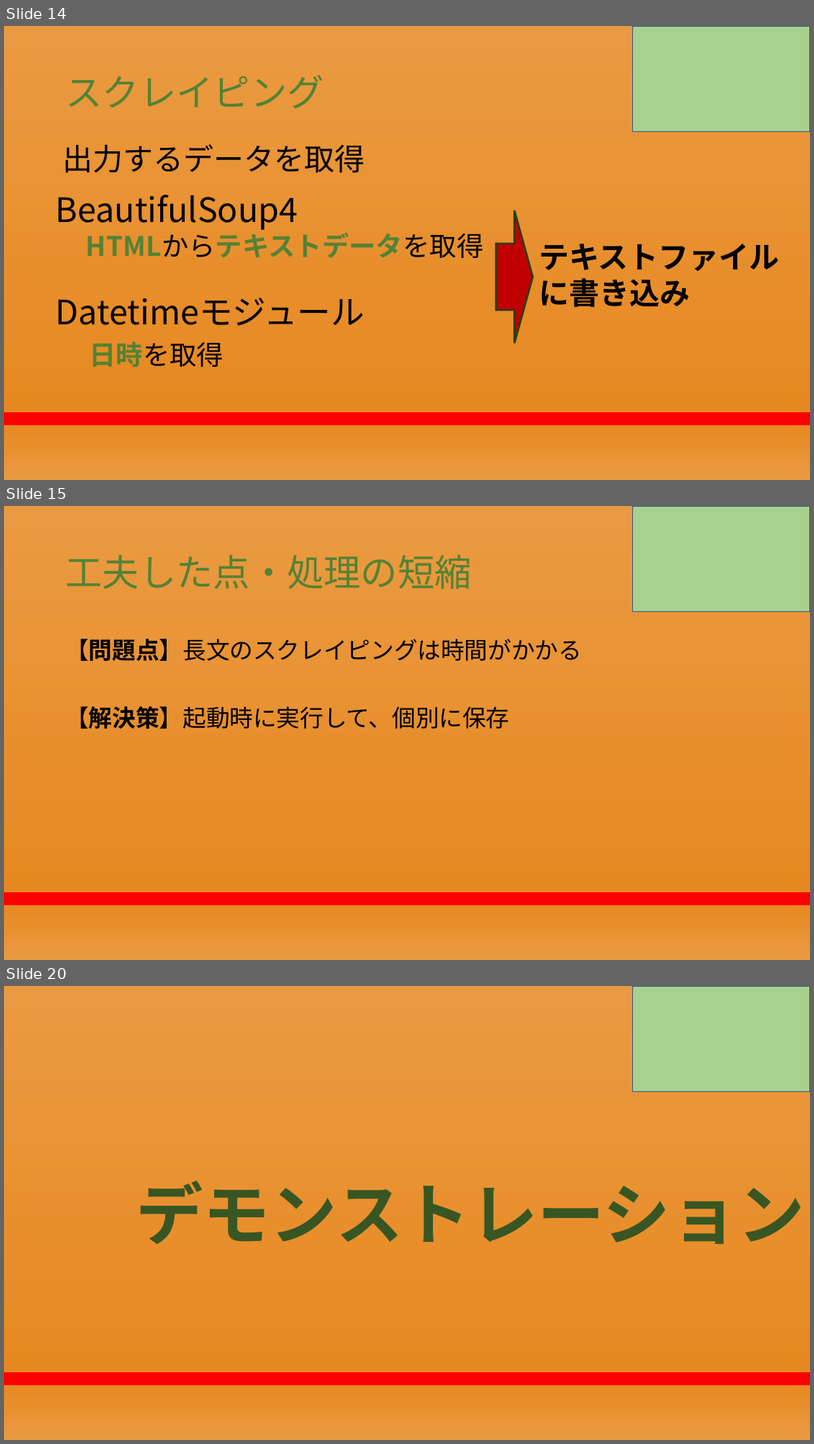
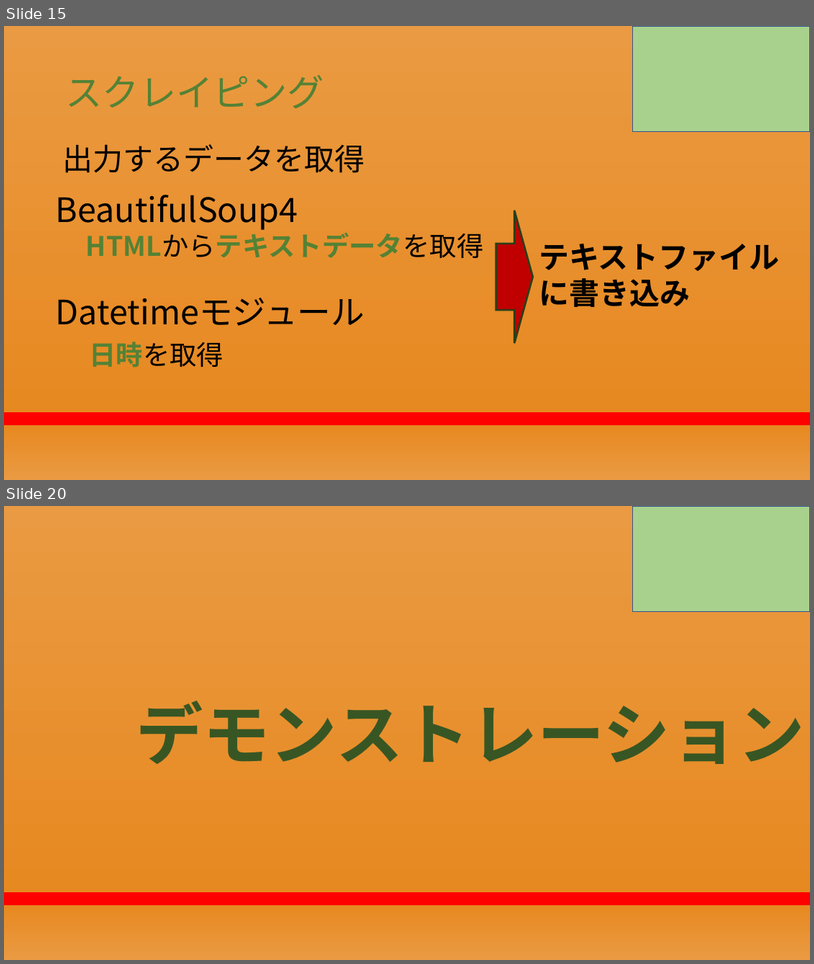
Before and after one commit to RikiishiSuzunosuke/AIspeaker_yosie, a slide deck: presentation/第二回プレゼン_アウトライン.pptx. Shown one above the other, each under a label of ours: slides 14, 15 and 20 before the commit, slides 15 and 20 after it; the slides between them are not shown. The pictures are 814x1444 and 814x964 pixels, drawn with LibreOffice and Linux fonts; fonts in the diff are those of the drawing. Boxes give left, top, right and bottom in pixels: in the first picture for what was removed or moved away, otherwise in the second. Text is boxed around its words. In the diff, an @@ line names an element or a change of style, - is before the commit and + after.

```diff
--- a/presentation/第二回プレゼン_アウトライン.pptx
+++ b/presentation/第二回プレゼン_アウトライン.pptx
@@ slide 15 removed at bbox=[4, 506, 810, 960], background gradient #EA9A42 to #E78921 to #FF0000 @@
@@ rectangle removed at bbox=[633, 506, 810, 611] @@
@@ title removed at bbox=[65, 555, 472, 589] @@
-工夫した点・処理の短縮
@@ text removed at bbox=[65, 638, 582, 728] @@
-【問題点】長文のスクレイピングは時間がかかる
-【解決策】起動時に実行して、個別に保存
@@ what was slide 14 is now slide 15 @@
```
Also in this commit, not shown: 14 slides changed, 2 slides added.
